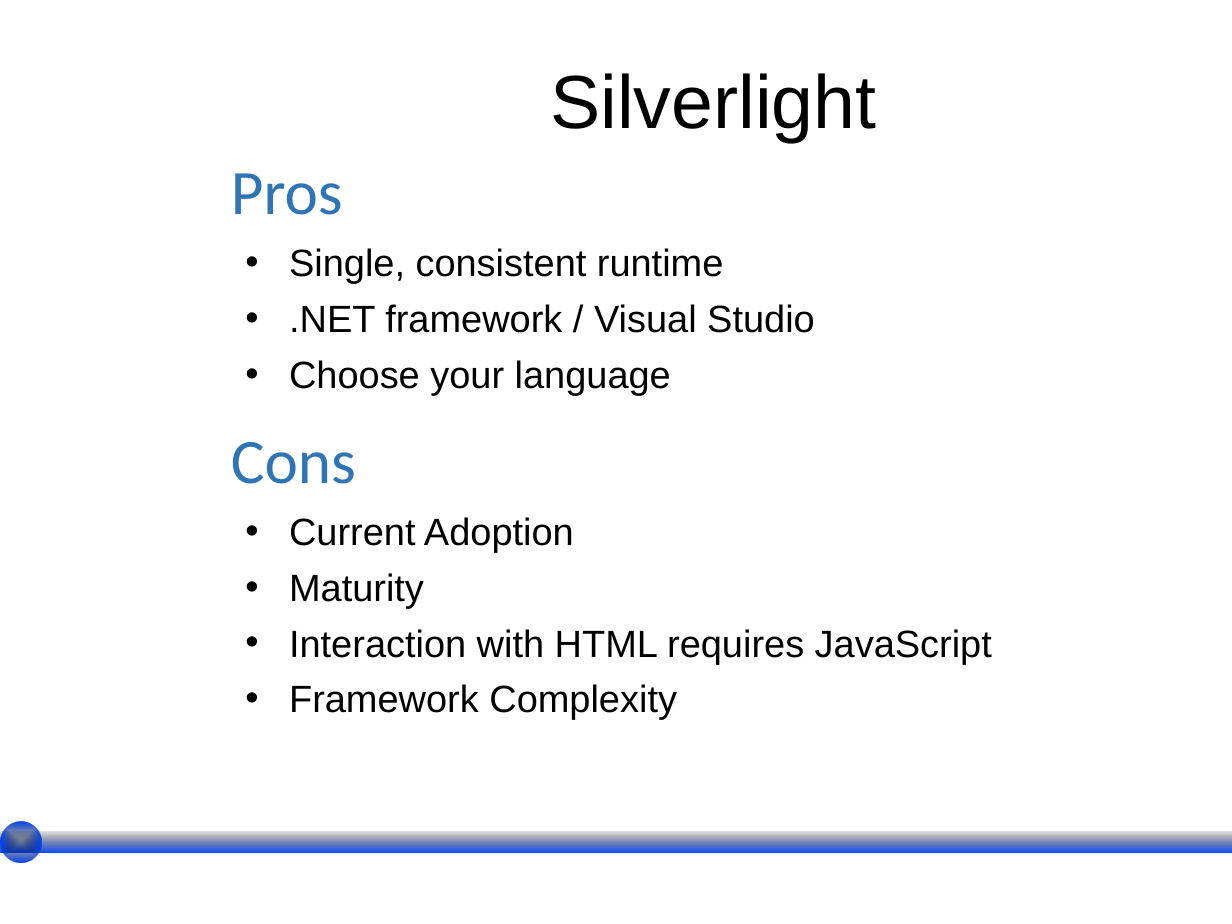
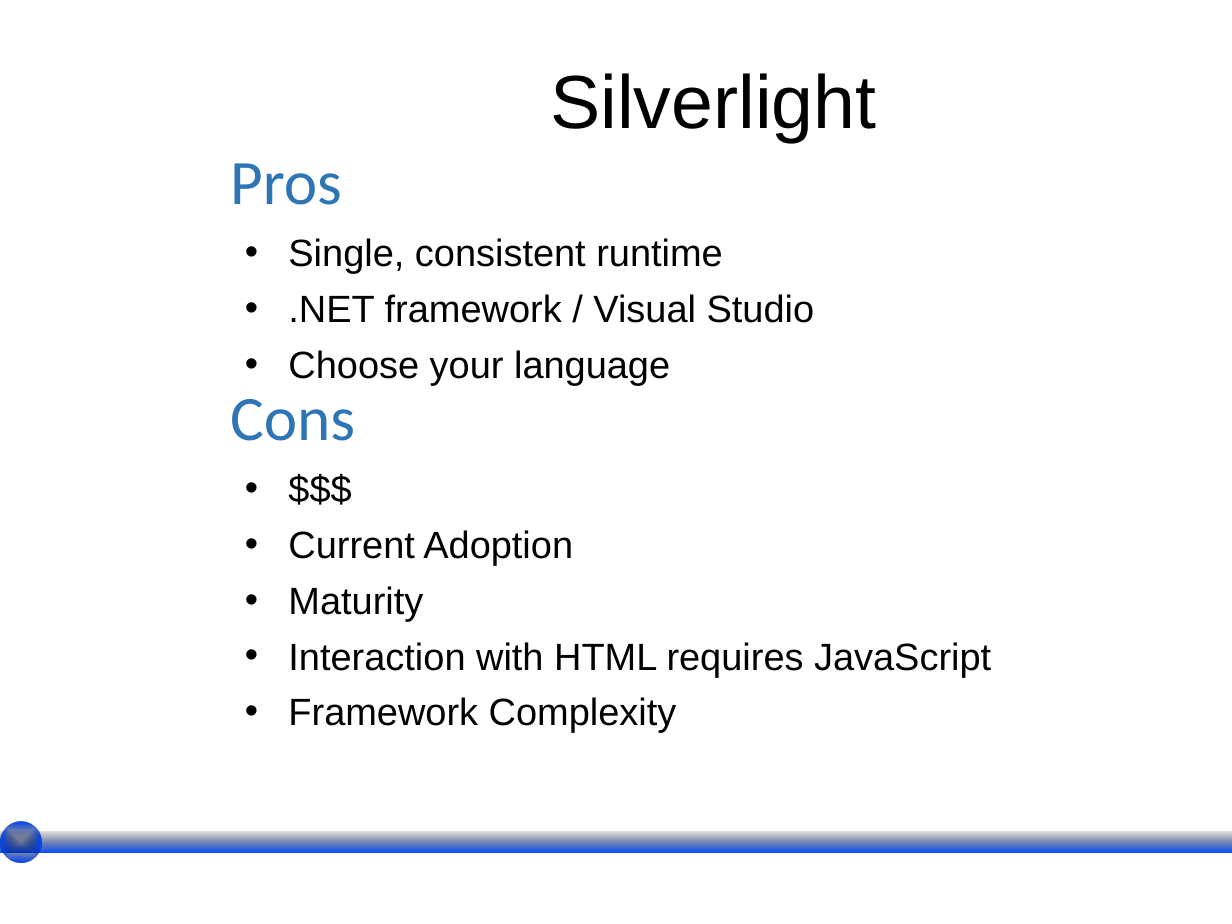
Before and after one commit to lswroc01/Ignite-Lightning-Talk, a slide deck: slide 6 of LightningTalk_LThomas.ppt. Drawn at 1232x924 pixels with LibreOffice and Linux fonts; fonts in the diff are those of the drawing; background and template pictures are left out. Boxes give left, top, right and bottom in pixels: in the first picture for what was removed or moved away, otherwise in the second. Text is boxed around its words. In the diff, an @@ line names an element or a change of style, - is before the commit and + after.

Commit message:
add cost to pros & cons

```diff
--- a/LightningTalk_LThomas.ppt
+++ b/LightningTalk_LThomas.ppt
@@ text at box(230, 163, 991, 733): paragraph added @@
+• $$$
@@ text "Pros": place and size @@
-text "Pros" at box(231, 173, 992, 720)
+text "Pros" at box(230, 163, 991, 733)
```
Also in this commit, not shown: 2 other slides changed.
